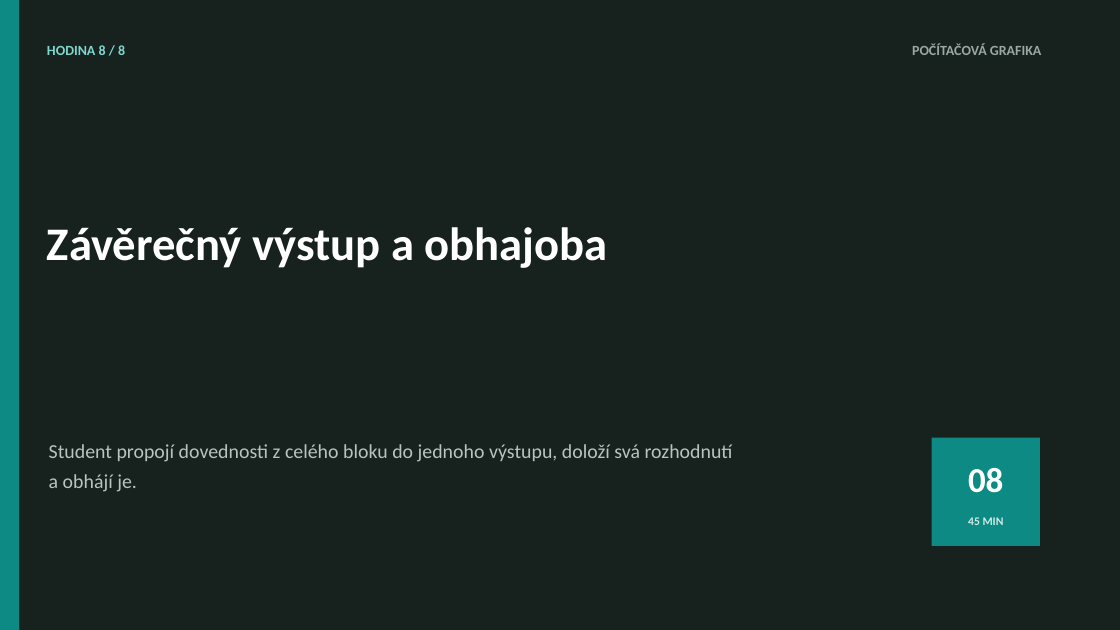
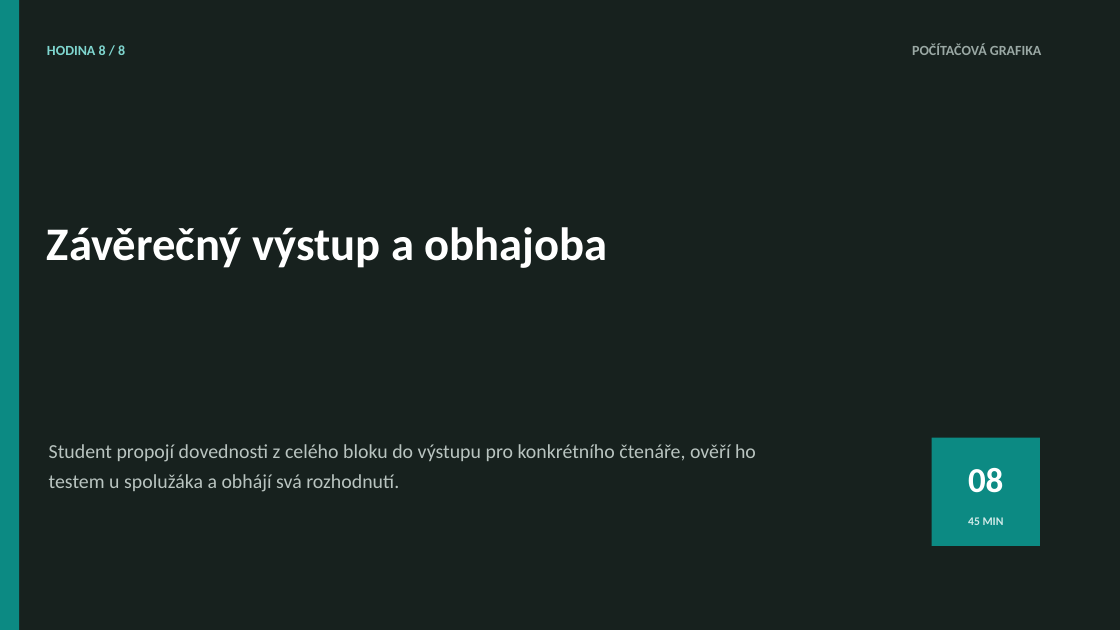
Before and after one commit to hlaska18/karel_hlas-web, a slide deck: slide 1 of public/materialy/1L/6/Prezentace k hodinám/8. Závěrečný výstup a obhajoba.pptx. Drawn at 1120x630 pixels with LibreOffice and Linux fonts; fonts in the diff are those of the drawing. Boxes give left, top, right and bottom in pixels: in the first picture for what was removed or moved away, otherwise in the second. Text is boxed around its words. In the diff, an @@ line names an element or a change of style, - is before the commit and + after.

```diff
--- a/public/materialy/1L/6/Prezentace k hodinám/8. Závěrečný výstup a obhajoba.pptx
+++ b/public/materialy/1L/6/Prezentace k hodinám/8. Závěrečný výstup a obhajoba.pptx
@@ text at <box>49,444,756,492</box>: text changed @@
-Student propojí dovednosti z celého bloku do jednoho výstupu, doloží svá rozhodnutí a obhájí je.
+Student propojí dovednosti z celého bloku do výstupu pro konkrétního čtenáře, ověří ho testem u spolužáka a obhájí svá rozhodnutí.
```
Also in this commit, not shown: 5 other slides changed, 13 other files.
